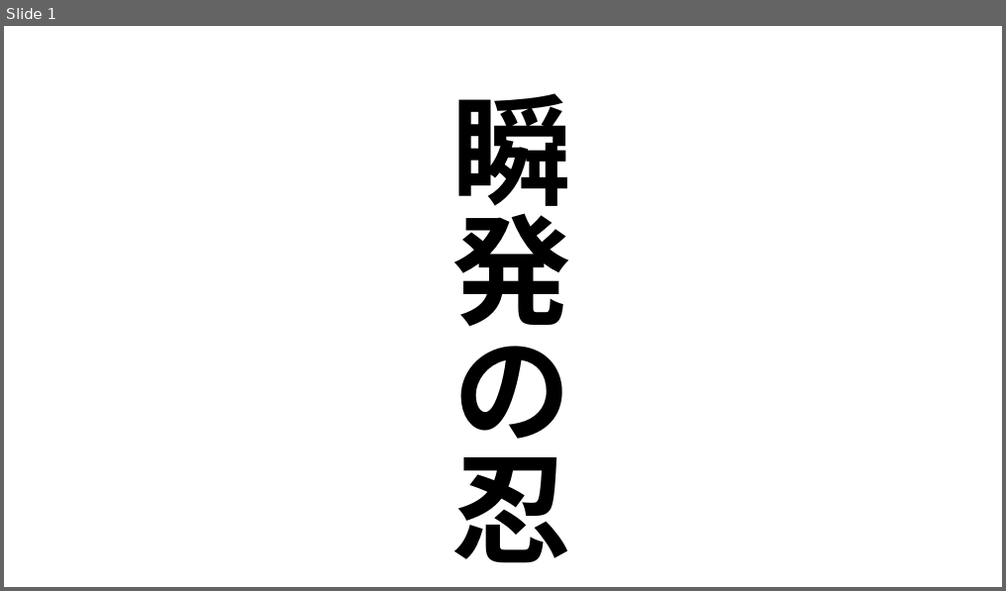
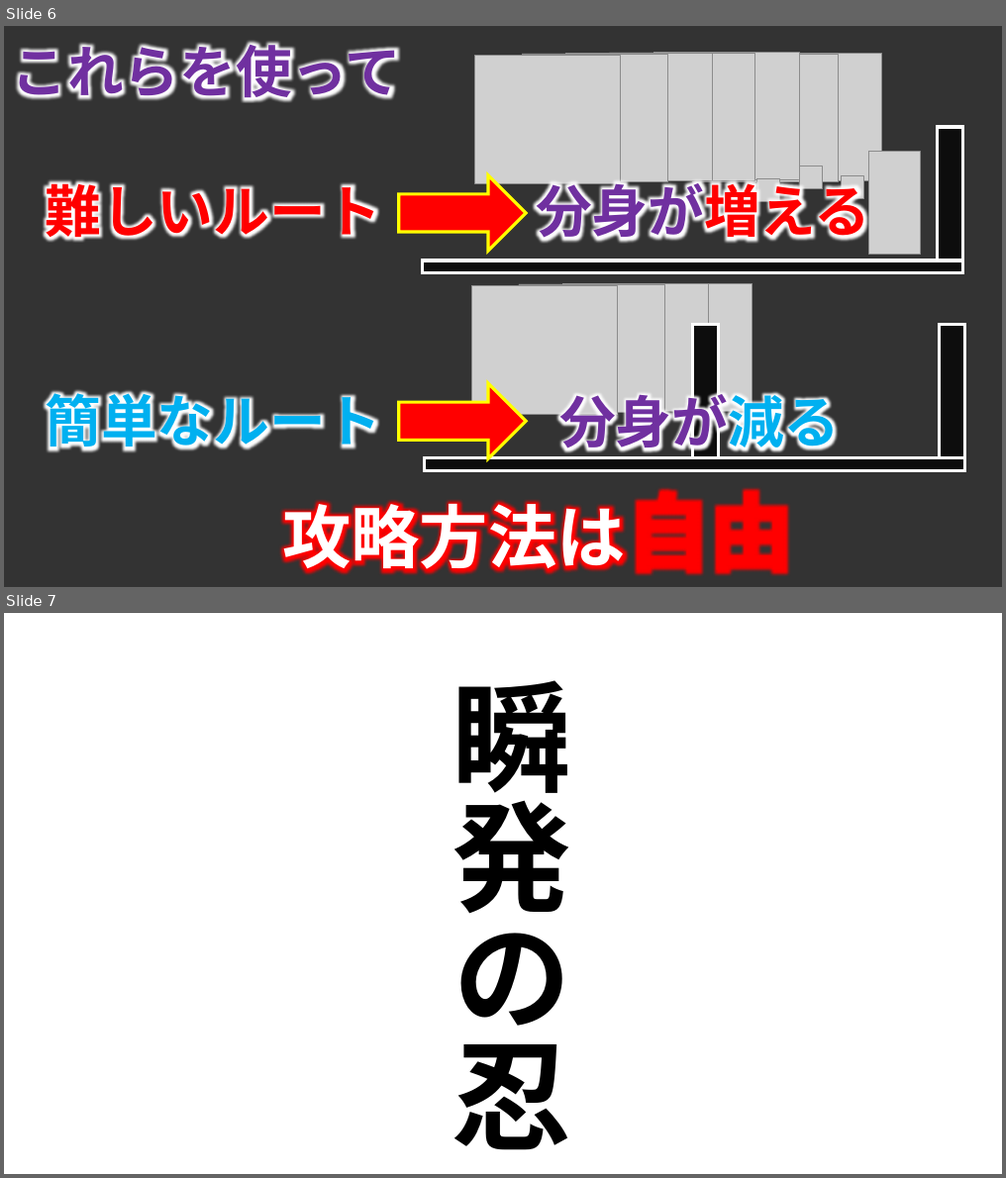
Before and after one commit to TomoyaKanazaki/TeamNinja, a slide deck: 98_plan/00_pptx/99_just.pptx. Shown one above the other, each under a label of ours: slide 1 before the commit, slides 6 and 7 after it. The pictures are 1006x591 and 1006x1178 pixels, drawn with LibreOffice and Linux fonts; fonts in the diff are those of the drawing; grey boxes stand for pictures; background and template pictures are left out. Boxes give left, top, right and bottom in pixels: in the first picture for what was removed or moved away, otherwise in the second. Text is boxed around its words. In the diff, an @@ line names an element or a change of style, - is before the commit and + after.

```diff
--- a/98_plan/00_pptx/99_just.pptx
+++ b/98_plan/00_pptx/99_just.pptx
@@ slide 6 added at (4,26,1002,587), background picture (left out) @@
@@ rectangle added at (4,26,1002,587), fill #000000 at 80% opacity @@
@@ text added at (11,35,401,106), 54 pt, text #7030A0, bold @@
+これらを使って
@@ group added at (475,52,882,183): 7 pictures @@
@@ rectangle added at (937,127,963,261), fill #0D0D0D, outline #FFFFFF 3 pt @@
@@ picture added at (799,166,822,188) @@
@@ picture added at (869,152,921,255) @@
@@ text added at (45,180,381,242), 54 pt, text #FF0000, bold @@
+難しいルート
@@ right arrow added at (399,174,526,251), fill #FF0000, outline #FFFF00 3 pt @@
@@ text added at (536,175,870,247), 54 pt, text #7030A0, bold @@
+分身が増える
@@ picture added at (757,179,779,202) @@
@@ picture added at (842,175,864,198) @@
@@ rectangle added at (423,261,963,274), fill #0D0D0D, outline #FFFFFF 3 pt @@
@@ group added at (472,283,752,414): 4 pictures @@
@@ rectangle added at (693,325,719,459), fill #0D0D0D, outline #FFFFFF 3 pt @@
@@ rectangle added at (939,325,965,459), fill #0D0D0D, outline #FFFFFF 3 pt @@
@@ text added at (45,385,381,457), 54 pt, text #00B0F0, bold @@
+簡単なルート
@@ right arrow added at (399,383,526,460), fill #FF0000, outline #FFFF00 3 pt @@
@@ text added at (559,386,840,458), 54 pt, text #7030A0, bold @@
+分身が減る
@@ rectangle added at (425,459,966,472), fill #0D0D0D, outline #FFFFFF 3 pt @@
@@ text added at (282,478,792,583), 66 pt, text #FFFFFF, bold @@
+攻略方法は自由
@@ what was slide 1 is now slide 7 @@
```
Also in this commit, not shown: 1 slide changed, 5 other slides added.
